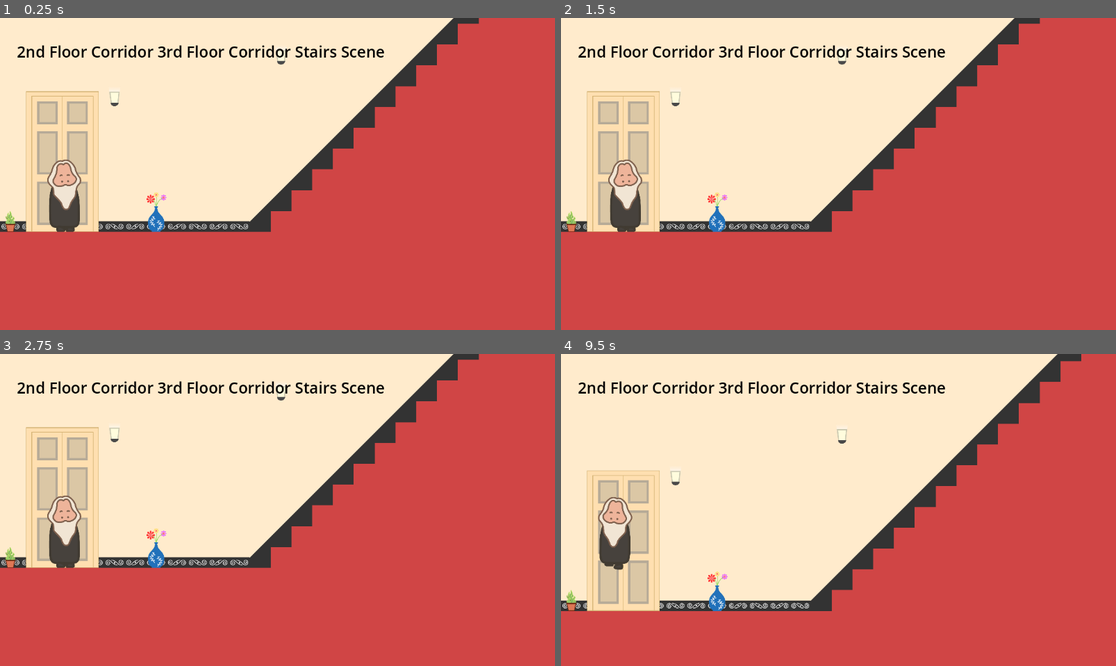
Above: before the commit, frames 1-4 (two rows, left to right).
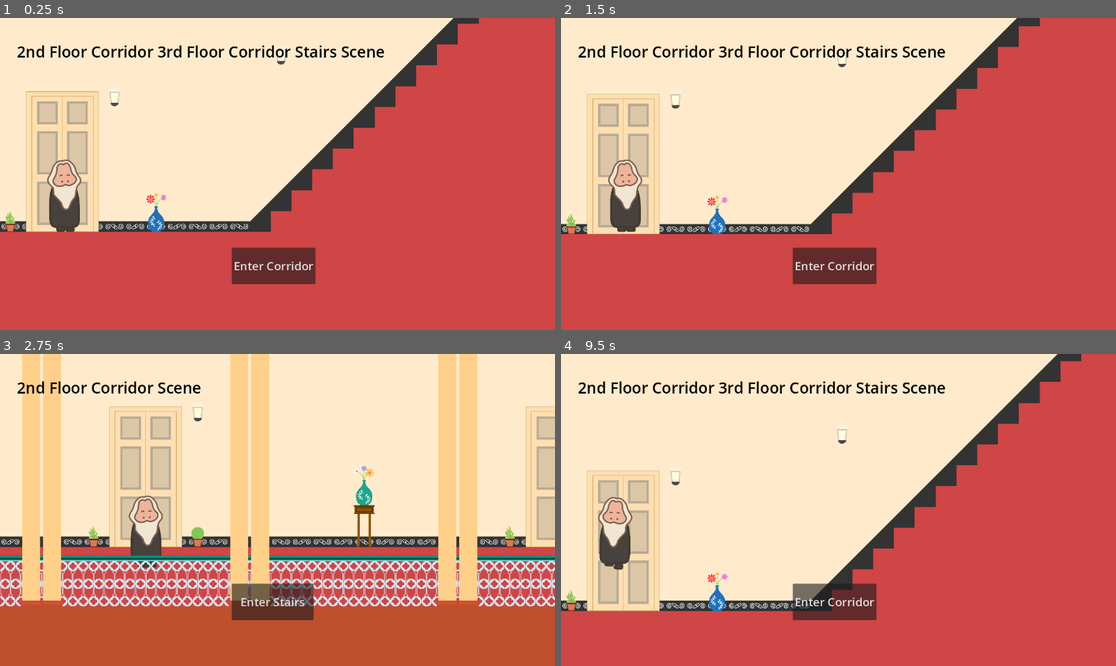
Above: after the commit, the same moments.

Repository: captainAyan/tagore_game
Game: Godot game, scene res://scenes/2nd_floor_corridor_3rd_floor_corridor_stairs_scene.tscn
Two runs of this game, one before a commit and one after it. Both use one fixed random seed, a clock stepped at 60 frames per second and the inputs below. This scene is started directly instead of the project's main scene.
Inputs (mouse positions are in pixels of both pictures, inside the frame that each line leads up to):
- Up to frame 1 (0.25 s): no input
- Up to frame 2 (1.5 s): click (832, 264) at 0.5 s, where only the run after the commit has a clickable "Enter Corridor"; click (832, 264) at 1.25 s, where only the run after the commit has a clickable "Enter Stairs"
- Up to frame 3 (2.75 s): click (271, 600) at 2 s, where only the run after the commit has a clickable "Enter Corridor"
- Up to frame 4 (9.5 s): click (832, 600) at 2.75 s, where only the run after the commit has a clickable "Enter Stairs"; tap Enter (ui_accept) at 3.5, 3.77, 4.52, 6.02, 6.77, 7.52, 9.02 s; hold Right (ui_right) 3.53-5.03 s; hold Left (ui_left) 5.03-5.78 s; hold Right (ui_right) 5.78-7.28 s; hold Left (ui_left) 7.28-8.03 s; hold Right (ui_right) 8.03-8.78 s; hold Left (ui_left) from 8.78 s (still down)

The runs differ from the first frame. In frame 1, 1.8% of the frame differs, in the area x 41-57%, y 73-86%; in frame 2, 4.5%; in frame 3, 53%, in the area x 0-100%, y 0-86%; in frame 4, 1.4%.

Commit message:
created working door component

Diff:
--- a/scenes/2nd_floor_corridor_3rd_floor_corridor_stairs_scene.tscn
+++ b/scenes/2nd_floor_corridor_3rd_floor_corridor_stairs_scene.tscn
@@ -1,9 +1,10 @@
-[gd_scene load_steps=5 format=3 uid="uid://i73nbi45scn4"]
+[gd_scene load_steps=6 format=3 uid="uid://i73nbi45scn4"]
 
 [ext_resource type="TileSet" uid="uid://cpd5m658c1iap" path="res://assets/tileset/thakurbari_tiles.tres" id="1_663dy"]
 [ext_resource type="Script" path="res://scenes/2nd_floor_corridor_3rd_floor_corridor_stairs_scene.gd" id="1_jhj75"]
 [ext_resource type="PackedScene" uid="uid://sbaiant8wohb" path="res://scenes/player.tscn" id="2_2kiwx"]
 [ext_resource type="PackedScene" uid="uid://hk232l4ks1qd" path="res://scenes/hud.tscn" id="3_d06af"]
+[ext_resource type="PackedScene" uid="uid://csq3w1g5yh0kj" path="res://scenes/door.tscn" id="5_c6frx"]
 
 [node name="2ndFloorCorridor3rdFloorCorridorStairsScene" type="Node2D"]
 script = ExtResource("1_jhj75")
@@ -42,3 +43,12 @@
 
 [node name="HUD" parent="." instance=ExtResource("3_d06af")]
 level_name = "2nd Floor Corridor 3rd Floor Corridor Stairs Scene"
+
+[node name="2ndFloorCorridorDoor" parent="." instance=ExtResource("5_c6frx")]
+position = Vector2(428, 4461)
+button_label = "Enter Corridor"
+scene_file = "res://scenes/2nd_floor_corridor_scene.tscn"
+
+[node name="3rdFloorCorridorDoor" parent="." instance=ExtResource("5_c6frx")]
+position = Vector2(5764, 1724)
+button_label = "Test"
--- a/scenes/2nd_floor_corridor_scene.tscn
+++ b/scenes/2nd_floor_corridor_scene.tscn
@@ -1,9 +1,10 @@
-[gd_scene load_steps=5 format=3 uid="uid://uubcyj5jowo3"]
+[gd_scene load_steps=6 format=3 uid="uid://uubcyj5jowo3"]
 
 [ext_resource type="Script" path="res://scenes/2nd_floor_corridor_scene.gd" id="1_gshpe"]
 [ext_resource type="TileSet" uid="uid://cpd5m658c1iap" path="res://assets/tileset/thakurbari_tiles.tres" id="2_8fqv6"]
 [ext_resource type="PackedScene" uid="uid://sbaiant8wohb" path="res://scenes/player.tscn" id="3_h6qp1"]
 [ext_resource type="PackedScene" uid="uid://hk232l4ks1qd" path="res://scenes/hud.tscn" id="4_qbned"]
+[ext_resource type="PackedScene" uid="uid://csq3w1g5yh0kj" path="res://scenes/door.tscn" id="5_25eeo"]
 
 [node name="2ndFloorCorridorScene" type="Node2D"]
 position = Vector2(0, 288)
@@ -57,3 +58,13 @@
 
 [node name="HUD" parent="." instance=ExtResource("4_qbned")]
 level_name = "2nd Floor Corridor Scene"
+
+[node name="BedroomDoor" parent="." instance=ExtResource("5_25eeo")]
+position = Vector2(12529, 1439)
+button_label = "Enter Bedroom"
+scene_file = "res://scenes/bedroom_scene.tscn"
+
+[node name="StairsDoor" parent="." instance=ExtResource("5_25eeo")]
+position = Vector2(1000, 1441)
+button_label = "Enter Stairs"
+scene_file = "res://scenes/2nd_floor_corridor_3rd_floor_corridor_stairs_scene.tscn"
--- a/scenes/bedroom_scene.tscn
+++ b/scenes/bedroom_scene.tscn
@@ -9,6 +9,7 @@
 [ext_resource type="PackedScene" uid="uid://hk232l4ks1qd" path="res://scenes/hud.tscn" id="8_jbmau"]
 [ext_resource type="Texture2D" uid="uid://d27qwtyi1efm6" path="res://assets/tileset/thakur_bari_tile_set.png" id="9_0iav5"]
 [ext_resource type="PackedScene" uid="uid://sbaiant8wohb" path="res://scenes/player.tscn" id="10_irk2n"]
+[ext_resource type="PackedScene" uid="uid://csq3w1g5yh0kj" path="res://scenes/door.tscn" id="10_jc67g"]
 
 [sub_resource type="Gradient" id="Gradient_ca1xc"]
 offsets = PackedFloat32Array(0, 0.192053, 0.589404, 0.980132)
@@ -286,3 +287,8 @@
 
 [node name="HUD" parent="." instance=ExtResource("8_jbmau")]
 level_name = "Bedroom Scene"
+
+[node name="CorridorDoor" parent="." instance=ExtResource("10_jc67g")]
+position = Vector2(7632, 432)
+button_label = "Enter Corridor"
+scene_file = "res://scenes/2nd_floor_corridor_scene.tscn"
--- a/scenes/door.gd
+++ b/scenes/door.gd
@@ -1,9 +1,9 @@
 extends Area2D
 
 @export var button_label = ""
-@export var scene:PackedScene = null;
+@export_file var scene_file = ""
 
-# Called when the node enters the scene tree for the first time.
+
 func _ready():
 	$CanvasLayer/DoorEnterButton.text = button_label
 	$CanvasLayer/DoorEnterButton.hide()
@@ -18,4 +18,4 @@
 
 
 func _on_door_enter_button_pressed():
-	get_tree().change_scene_to_packed(scene)
+	get_tree().change_scene_to_file(scene_file)
Not shown: 1 places in scenes/bedroom_scene.tscn that only renumber resources
